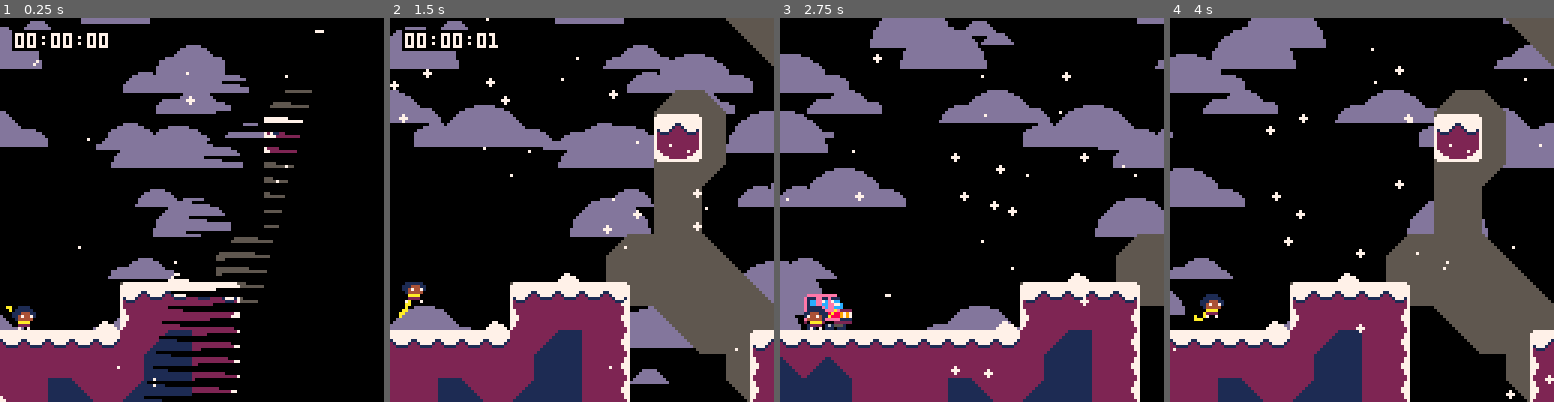
Above: before the commit, frames 1-4 (left to right).
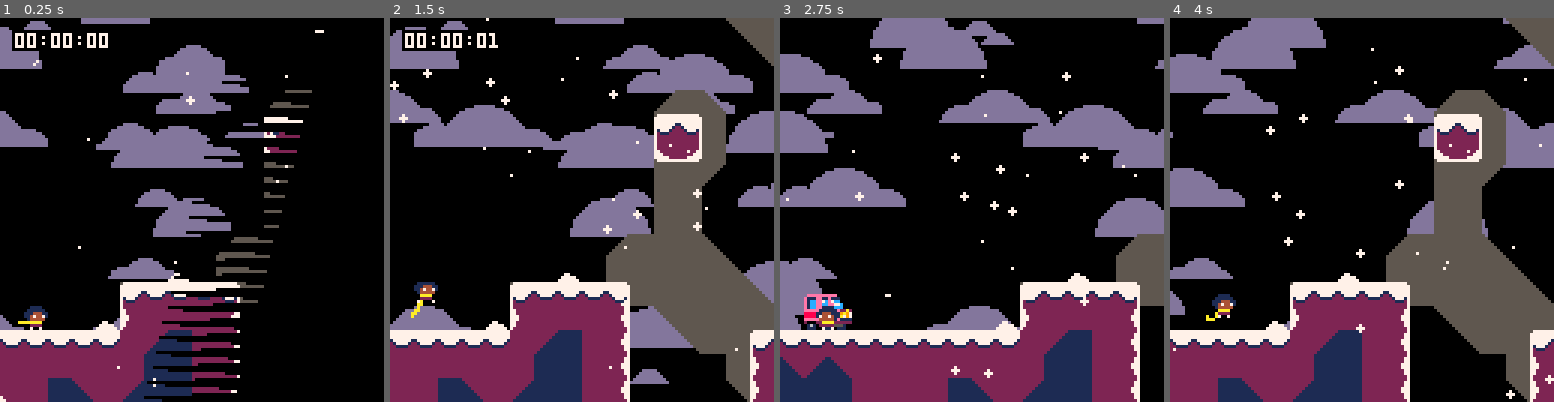
Above: after the commit, the same moments.

Repository: ExOK/Celeste2
Game: PICO-8 cartridge 1.p8
The game is run twice, just before and just after one commit, with the same random seed, the same clock (stepped at 60 frames per second) and the same inputs.
Inputs:
- Up to frame 1 (0.25 s): no input
- Up to frame 2 (1.5 s): tap O (Z key) at 0.33, 0.7, 1.43 s; tap X (X key) at 1.07 s
- Up to frame 3 (2.75 s): hold Left 1.97-2.37 s; tap X (X key) at 2.07, 2.4, 2.73 s; tap O (Z key) at 2.22 s; hold Down from 2.42 s (still down)
- Up to frame 4 (4 s): release Down at 2.82 s; hold Right 2.87-3.53 s; tap X (X key) at 3.07, 3.4, 3.73 s; tap O (Z key) at 3.1, 3.98 s

The runs differ from the first frame. In frame 1, 0.4% of the frame differs, in the area x 1-13%, y 75-82%; in frame 2, 0.5%, in the area x 2-13%, y 68-79%; in frame 3, 0.4%; in frame 4, 0.5%.

Commit message:
start of 6

Diff:
--- /dev/null
+++ b/6.p8
@@ -0,0 +1,187 @@
+pico-8 cartridge // http://www.pico-8.com
+version 29
+__lua__
+
+#include main.lua
+#include gamestate.lua
+#include input.lua
+#include object.lua
+#include objects.lua
+#include player.lua
+#include px9_decomp.lua
+
+standalone = true
+level_index = 5
+…(58 lines of a section not shown)…
+__gff__
+0003000000000101010101000000000083838300000001010101010000000001838383830800838381818107070700038383838383838383818181070707000001010101000000000000000000000000010101010000000000000000000000000101010100000000000000000000000000000000000000000000000000000000
+0000000000000000000000000000000000000000000000000000000000000000000000000000000000000000000000000000000000000000000000000000000000000000000000000000000000000000000000000000000000000000000000000000000000000000000000000000000000000000000000000000000000000000
+__map__
+0000000000000000000000000000000000000000000000000000000000000000000000000000000000000000000000000000000000000000000000000000000000000000000000000000000000000000000000000000000000000000000000000000000000000000000000000000000000000000000000000000000000000000
+0000000000000000000000000000000000000000000000000000000000000000000000000000000000000000000000000000000000000000000000000000000000000000000000000000000000000000000000000000000000000000000000000000000000000000000000000000000000000000000000000000000000000000
+0000000000000000000000000000000000000000000000000000000000000000000000000000000000000000000000000000000000000000000000000000000000000000000000000000000000000000000000000000000000000000000000000000000000000000000000000000000000000000000000000000000000000000
+0000000000000000000000000000000000000000000000000000000000000000000000000000000000000000000000000000000000000000000000000000000000000000000000000000000000000000000000000000000000000000000000000000000000000000000000000000000000000000000000000000000000000000
+0000000000000000000000000000000000000000000000000000000000000000000000000000000000000000000000000000000000000000000000000000000000000000000000000000000000000000000000000000000000000000000000000000000000000000000000000000000000000000000000000000000000000000
+0000000000000000000000000000000000000000000000000000000000000000000000000000000000000000000000000000000000000000000000000000000000000000000000000000000000000000000000000000000000000000000000000000000000000000000000000000000000000000000000000000000000000000
+0000000000000000000000000000000000000000000000000000000000000000000000000000000000000000000000000000000000000000000000000000000000000000000000000000000000000000000000000000000000000000000000000000000000000000000000000000000000000000000000000000000000000000
+0000000000000000000000000000000000000000000000000000000000000000000000000000000000000000000000000000000000000000000000000000000000000000000000000000000000000000000000000000000000000000000000000000000000000000000000000000000000000000000000000000000000000000
+0002000000000000000000000000000000000000000000000000000000000000000000000000000000000000000000000000000000000000000000000000000000000000000000000000000000000000000000000000000000000000000000000000000000000000000000000000000000000000000000000000000000000000
+2f2f2f2f2f000000000000000000000000000000000000000000000000000000000000000000000000000000000000000000000000000000000000000000000000000000000000000000000000000000000000000000000000000000000000000000000000000000000000000000000000000000000000000000000000000000
+1111120000000000000000000000000000000000000000000000000000000000000000000000000000000000000000000000000000000000000000000000000000000000000000000000000000000000000000000000000000000000000000000000000000000000000000000000000000000000000000000000000000000000
+2121320000000000000000000000000000000000000000000000000000000000000000000000000000000000000000000000000000000000000000000000000000000000000000000000000000000000000000000000000000000000000000000000000000000000000000000000000000000000000000000000000000000000
+2122000000000000000000000000000000000000000000000000000000000000000000000000000000000000000000000000000000000000000000000000000000000000000000000000000000000000000000000000000000000000000000000000000000000000000000000000000000000000000000000000000000000000
+2122000000000000000000000000000000000000000000000000000000000000000000000000000000000000000000000000000000000000000000000000000000000000000000000000000000000000000000000000000000000000000000000000000000000000000000000000000000000000000000000000000000000000
+2122000000000000000000000000000000000000000000000000000000000000000000000000000000000000000000000000000000000000000000000000000000000000000000000000000000000000000000000000000000000000000000000000000000000000000000000000000000000000000000000000000000000000
+2122000000000000000000000000000000000000000000000000000000000000000000000000000000000000000000000000000000000000000000000000000000000000000000000000000000000000000000000000000000000000000000000000000000000000000000000000000000000000000000000000000000000000
+…(95 lines of a section not shown)…
--- a/gamestate.lua
+++ b/gamestate.lua
@@ -43,6 +43,17 @@
         music = 2,
 		offset = 2372,
 		title = "20 km marker",
+		pal = function() pal(2, 14) pal(5, 2) end,
+		bg = 13,
+		clouds = 15,
+		fogmode = 2
+    },
+    {
+        width = 128,
+        height = 16,
+        camera_mode = 5,
+        music = 2,
+		offset = 0,
 		pal = function() pal(2, 14) pal(5, 2) end,
 		bg = 13,
 		clouds = 15,
--- a/player.lua
+++ b/player.lua
@@ -211,6 +211,8 @@
 -- Events
 
 player.init = function(self)
+	self.x += 4
+	self.y += 8
 	self.hit_x = -3
 	self.hit_y = -6
 	self.hit_w = 6
Not shown, changed: 57 lines of the sprite sheet (__gfx__) section of 6.p8
Not shown, changed: the music (__music__) section of 6.p8
Not shown, changed: the sound effects (__sfx__) section of 6.p8
